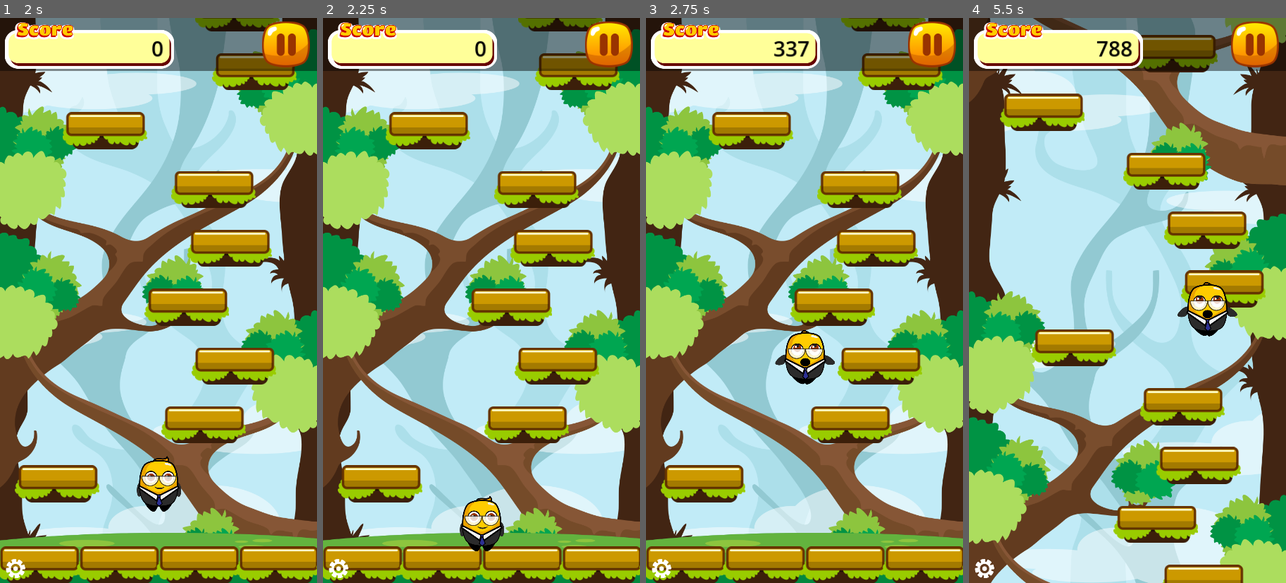
Above: before the commit, frames 1-4 (left to right).
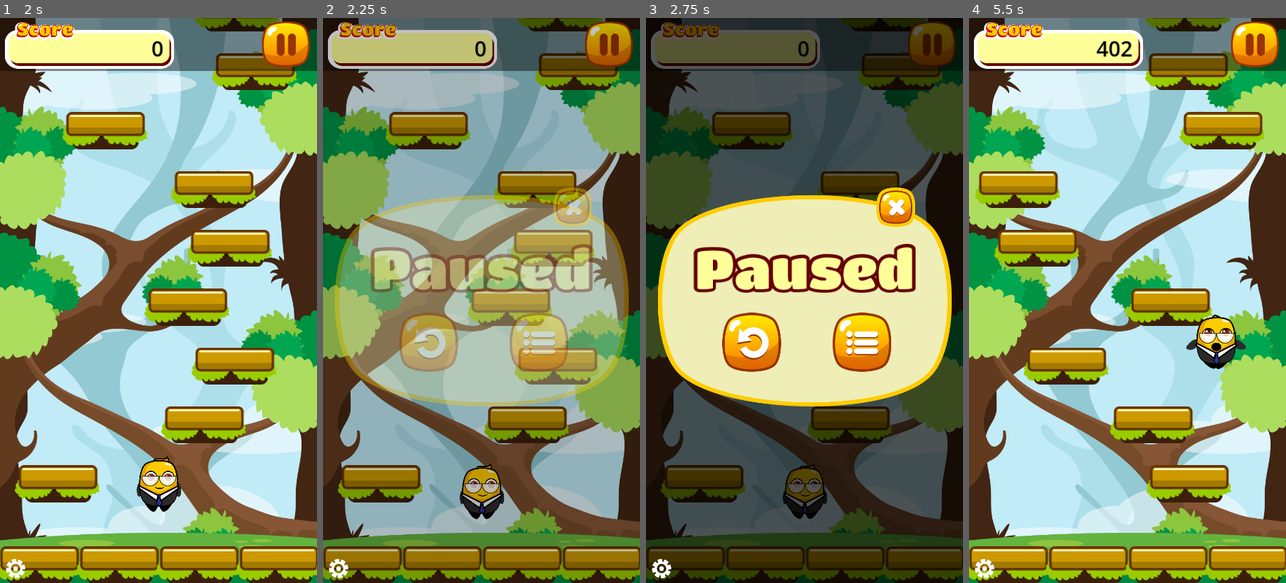
Above: after the commit, the same moments.

Repository: jrenato/jump_jam
Game: Godot game, scene res://Scenes/main.tscn
The game is run twice, just before and just after one commit, with the same random seed, the same clock (stepped at 60 frames per second) and the same inputs.
Inputs (mouse positions are in pixels of both pictures, inside the frame that each line leads up to):
- Up to frame 1 (2 s): move the mouse to (228, 272) at 0.52 s; hold D (move_right) 0.53-1.25 s; click (228, 272) at 0.67 s; click (158, 396) at 1.25 s
- Up to frame 2 (2.25 s): click (608, 46) at 2 s
- Up to frame 3 (2.75 s): no input
- Up to frame 4 (5.5 s): click (1073, 340) at 2.77 s; move the mouse to (1064, 328) at 3.52 s; hold A (move_left) 3.53-4.28 s; move the mouse to (1159, 176) at 4.27 s; hold D (move_right) from 4.28 s (still down); move the mouse to (1111, 413) at 5.02 s; click (1111, 413) at 5.17 s

Frame 1 is identical in both runs. In frame 2, 90% of the frame differs, in the area x 0-100%, y 0-100%; in frame 3, 99%; in frame 4, 75%.

Commit message:
Implemented pause

Diff:
--- a/Scenes/hud.tscn
+++ b/Scenes/hud.tscn
@@ -9,6 +9,7 @@
 font_color = Color(0, 0, 0, 1)
 
 [node name="HUD" type="Control"]
+process_mode = 3
 layout_mode = 3
 anchors_preset = 15
 anchor_right = 1.0
--- a/Scenes/screens.tscn
+++ b/Scenes/screens.tscn
@@ -9,6 +9,7 @@
 [sub_resource type="LabelSettings" id="LabelSettings_winbq"]
 
 [node name="Screens" type="CanvasLayer"]
+process_mode = 3
 script = ExtResource("1_23dgq")
 
 [node name="TitleScreen" parent="." instance=ExtResource("3_d13v2")]
--- a/Scripts/base_screen.gd
+++ b/Scripts/base_screen.gd
@@ -13,6 +13,7 @@
 func appear() -> Tween:
 	visible = true
 	var tween = get_tree().create_tween()
+	tween.set_pause_mode(Tween.TWEEN_PAUSE_PROCESS)
 	tween.tween_property(self, "modulate:a", 1.0, fadeout_duration)
 	return tween
 
@@ -21,5 +22,6 @@
 	get_tree().call_group("buttons", "set_disabled", true)
 
 	var tween = get_tree().create_tween()
+	tween.set_pause_mode(Tween.TWEEN_PAUSE_PROCESS)
 	tween.tween_property(self, "modulate:a", 0.0, fadeout_duration)
 	return tween
--- a/Scripts/game.gd
+++ b/Scripts/game.gd
@@ -1,6 +1,7 @@
 extends Node2D
 
 signal game_over(score: int, high_score: int)
+signal pause_game
 
 @export var camera_scene: PackedScene
 @export var player_scene: PackedScene
@@ -24,6 +25,8 @@
 
 
 func _ready() -> void:
+	hud.pause_game.connect(_on_hud_pause_game)
+	hud.set_score(0)
 	hud.visible = false
 	ground_sprite.visible = false
 
@@ -58,6 +61,8 @@
 	reset_game()
 	score = 0
 	hud.set_score(score)
+	hud.visible = true
+	ground_sprite.visible = true
 
 	player = player_scene.instantiate() as Player
 	add_child(player)
@@ -71,12 +76,12 @@
 	level_generator.player = player
 	level_generator.start_generation()
 
-	hud.visible = true
-	ground_sprite.visible = true
-
 
 func reset_game() -> void:
 	score = 0
+	hud.visible = false
+	level_generator.reset_level()
+	ground_sprite.visible = false
 
 	if player:
 		player.queue_free()
@@ -86,9 +91,6 @@
 	if camera:
 		camera.queue_free()
 		camera = null
-
-	level_generator.reset_level()
-	ground_sprite.visible = false
 
 
 func get_parallax_sprite_scale(parallax_sprite: Sprite2D) -> Vector2:
@@ -133,3 +135,7 @@
 		save_score()
 
 	game_over.emit(score, high_score)
+
+
+func _on_hud_pause_game() -> void:
+	pause_game.emit()
--- a/Scripts/hud.gd
+++ b/Scripts/hud.gd
@@ -1,4 +1,6 @@
 class_name HUD extends Control
+
+signal pause_game
 
 var safe_area: Rect2i
 var safe_area_top: int
@@ -43,4 +45,4 @@
 
 
 func _on_pause_button_pressed() -> void:
-	pass
+	pause_game.emit()
--- a/Scripts/main.gd
+++ b/Scripts/main.gd
@@ -8,6 +8,7 @@
 	screens.start_game.connect(_on_start_game)
 	screens.delete_level.connect(_on_delete_level)
 	game.game_over.connect(_on_game_over)
+	game.pause_game.connect(_on_game_pause_game)
 
 
 func _on_start_game() -> void:
@@ -20,3 +21,8 @@
 
 func _on_delete_level() -> void:
 	game.reset_game()
+
+
+func _on_game_pause_game() -> void:
+	get_tree().paused = true
+	screens.pause_game()
--- a/Scripts/screens.gd
+++ b/Scripts/screens.gd
@@ -47,11 +47,18 @@
 			await(get_tree().create_timer(fadeout_duration).timeout)
 			start_game.emit()
 		"PauseRetry":
-			change_screen(game_over_screen)
+			change_screen(null)
+			await(get_tree().create_timer(fadeout_duration * 1.5).timeout)
+			get_tree().paused = false
+			start_game.emit()
 		"PauseBack":
-			pass
+			change_screen(title_screen)
+			get_tree().paused = false
+			delete_level.emit()
 		"PauseClose":
-			pass
+			change_screen(null)
+			await(get_tree().create_timer(fadeout_duration * 1.5).timeout)
+			get_tree().paused = false
 		"GameOverRetry":
 			change_screen(null)
 			await(get_tree().create_timer(fadeout_duration).timeout)
@@ -84,3 +91,7 @@
 	game_over_high_score_label.text = "Best: %s" % high_score
 	await(get_tree().create_timer(game_over_delay).timeout)
 	change_screen(game_over_screen)
+
+
+func pause_game() -> void:
+	change_screen(pause_screen)
